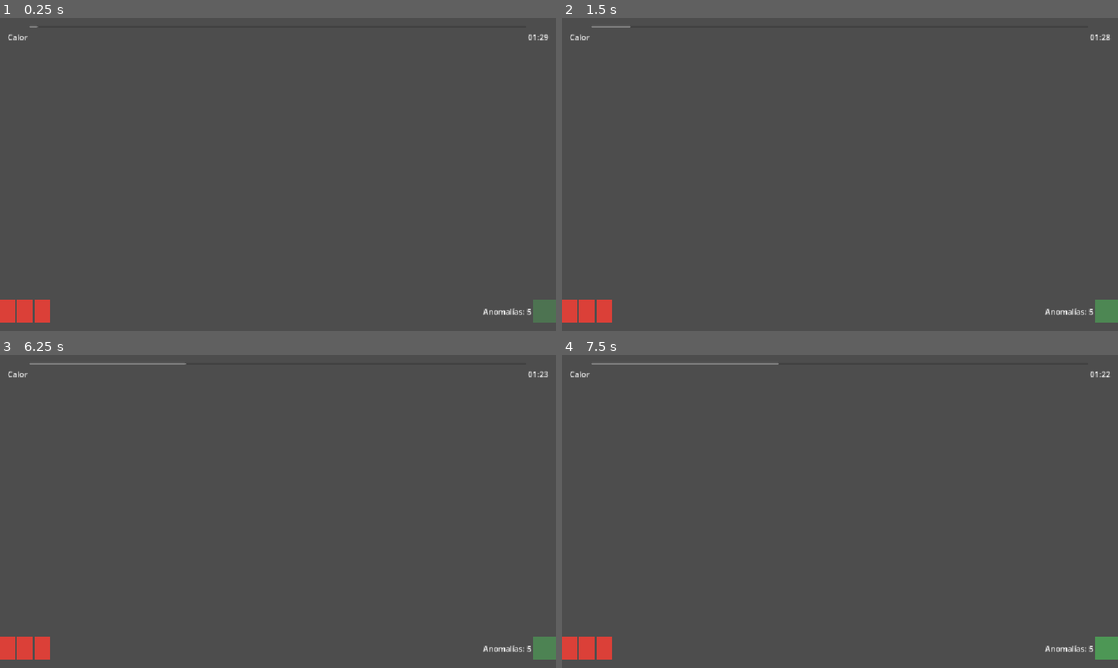
Above: before the commit, frames 1-4 (two rows, left to right).
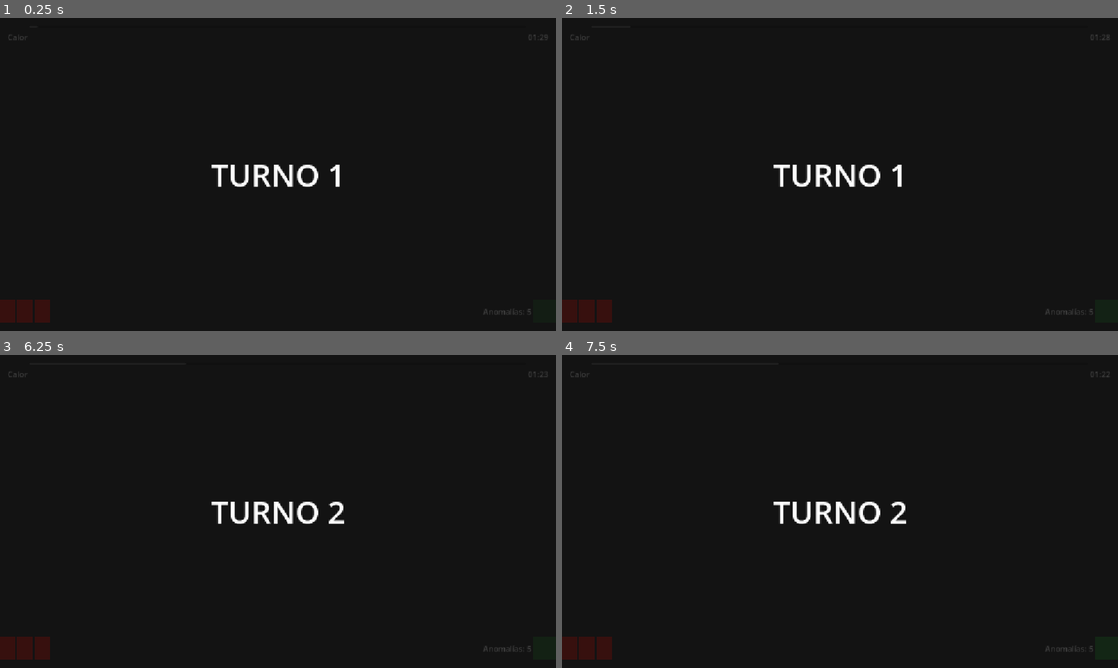
Above: after the commit, the same moments.

Repository: nicolasbuelvas/IAdashems
Game: Godot game, scene res://ui/hud_test.tscn
Same seed, same stepped clock (60 frames per second), same inputs: the game is played once before the commit and once after it. The project has no main scene, so this scene is started directly.
Inputs (mouse positions are in pixels of both pictures, inside the frame that each line leads up to):
- Up to frame 1 (0.25 s): no input
- Up to frame 2 (1.5 s): tap Enter (ui_accept) at 0.5, 0.77, 1.25 s; move the mouse to (962, 158) at 0.52 s; hold Right (ui_right) 0.53-1.25 s; tap Shift at 0.6 s; click (962, 158) at 0.67 s; drag from (728, 190) to (812, 237) at 1.27 s
- Up to frame 3 (6.25 s): tap Enter (ui_accept) at 2, 2.75, 3.5, 3.77, 4.25 s; move the mouse to (333, 442) at 2.02 s; hold Right (ui_right) 2.03-2.75 s; tap Shift at 2.1, 3.6, 5.1 s; click (333, 442) at 2.17 s; drag from (250, 574) to (111, 464) at 2.77 s; move the mouse to (444, 558) at 3.52 s; hold Left (ui_left) 3.53-4.25 s; click (444, 558) at 3.67 s; drag from (111, 464) to (194, 433) at 4.27 s; move the mouse to (305, 511) at 5.02 s; hold Down (ui_down) 5.03-5.75 s; click (305, 511) at 5.17 s; drag from (194, 433) to (166, 527) at 5.77 s
- Up to frame 4 (7.5 s): move the mouse to (962, 495) at 6.52 s; hold Up (ui_up) 6.53-7.25 s; tap Shift at 6.6 s; click (962, 495) at 6.67 s; tap Enter (ui_accept) at 6.77 s; drag from (728, 527) to (812, 574) at 7.27 s

The runs differ from the first frame. In frame 1, 100% of the frame differs, in the area x 0-100%, y 0-100%; in frame 2, 100%; in frame 3, 100%; in frame 4, 100%.

Commit message:
[23:31][IAdashems][AI] feat(ui): tarjeta de ronda Turno N con aviso de piso nuevo

Diff:
--- /dev/null
+++ b/ui/round_card.gd
@@ -0,0 +1,68 @@
+extends Control
+## Tarjeta de ronda (persona D): muestra "Turno N" durante 2 segundos y el
+## aviso "Nuevo piso habilitado" cuando C habilita un piso.
+##
+## Escucha EventBus si C ya lo creó; si no, queda mudo hasta que alguien lo
+## llame con show_turn() / show_floor_unlocked() o attach_source().
+
+const VISIBLE_SECONDS := 2.0
+
+@onready var turn_label = $"Center/Rows/TurnLabel"
+@onready var floor_notice = $"Center/Rows/FloorNotice"
+
+var _event_bus: Node = null
+var _token := 0
+
+
+func _ready() -> void:
+	hide()
+	attach_source(get_node_or_null("/root/EventBus"))
+
+
+## Conecta las señales del contrato que existan en `source` (EventBus en
+## producción, test_signal_emitter en las pruebas).
+func attach_source(source: Node) -> void:
+	_event_bus = source
+	if source == null:
+		return
+	_connect_if_missing(&"round_started", _on_round_started)
+	_connect_if_missing(&"floor_unlocked", _on_floor_unlocked)
+
+
+func _connect_if_missing(signal_name: StringName, handler: Callable) -> void:
+	if _event_bus.has_signal(signal_name) and not _event_bus.is_connected(signal_name, handler):
+		_event_bus.connect(signal_name, handler)
+
+
+## Contrato: round_started(round_number: int, remaining: int)
+func _on_round_started(round_number: int, _remaining: int) -> void:
+	show_turn(round_number)
+
+
+## Contrato: floor_unlocked(floor_number: int)
+func _on_floor_unlocked(_floor_number: int) -> void:
+	show_floor_unlocked()
+
+
+func show_turn(round_number: int) -> void:
+	turn_label.text = "TURNO %d" % round_number
+	floor_notice.visible = false
+	_show_card()
+
+
+func show_floor_unlocked() -> void:
+	floor_notice.visible = true
+	_show_card()
+
+
+func _show_card() -> void:
+	show()
+	_token += 1
+	# process_always = true por defecto: sigue corriendo con el juego pausado.
+	get_tree().create_timer(VISIBLE_SECONDS).timeout.connect(_on_timer.bind(_token), CONNECT_ONE_SHOT)
+
+
+func _on_timer(token: int) -> void:
+	if token == _token:
+		hide()
+		floor_notice.visible = false
--- a/ui/round_card.tscn
+++ b/ui/round_card.tscn
@@ -1,4 +1,6 @@
-[gd_scene format=3]
+[gd_scene load_steps=2 format=3 uid="uid://cmf2f53o82h1x"]
+
+[ext_resource type="Script" path="res://ui/round_card.gd" id="1_card"]
 
 [node name="RoundCard" type="Control"]
 layout_mode = 3
@@ -6,10 +8,40 @@
 anchor_right = 1.0
 anchor_bottom = 1.0
 visible = false
+mouse_filter = 2
+script = ExtResource("1_card")
 
 [node name="Bg" type="ColorRect" parent="."]
 layout_mode = 1
 anchors_preset = 15
 anchor_right = 1.0
 anchor_bottom = 1.0
-color = Color(0, 0, 0, 0.85)
+mouse_filter = 2
+color = Color(0, 0, 0, 0.75)
+
+[node name="Center" type="CenterContainer" parent="."]
+layout_mode = 1
+anchors_preset = 15
+anchor_right = 1.0
+anchor_bottom = 1.0
+mouse_filter = 2
+
+[node name="Rows" type="VBoxContainer" parent="Center"]
+layout_mode = 2
+mouse_filter = 2
+theme_override_constants/separation = 12
+
+[node name="TurnLabel" type="Label" parent="Center/Rows"]
+layout_mode = 2
+mouse_filter = 2
+theme_override_font_sizes/font_size = 64
+text = "TURNO 1"
+horizontal_alignment = 1
+
+[node name="FloorNotice" type="Label" parent="Center/Rows"]
+layout_mode = 2
+visible = false
+mouse_filter = 2
+theme_override_font_sizes/font_size = 28
+text = "¡Nuevo piso habilitado!"
+horizontal_alignment = 1
Not shown, added: ui/round_card.gd.uid
